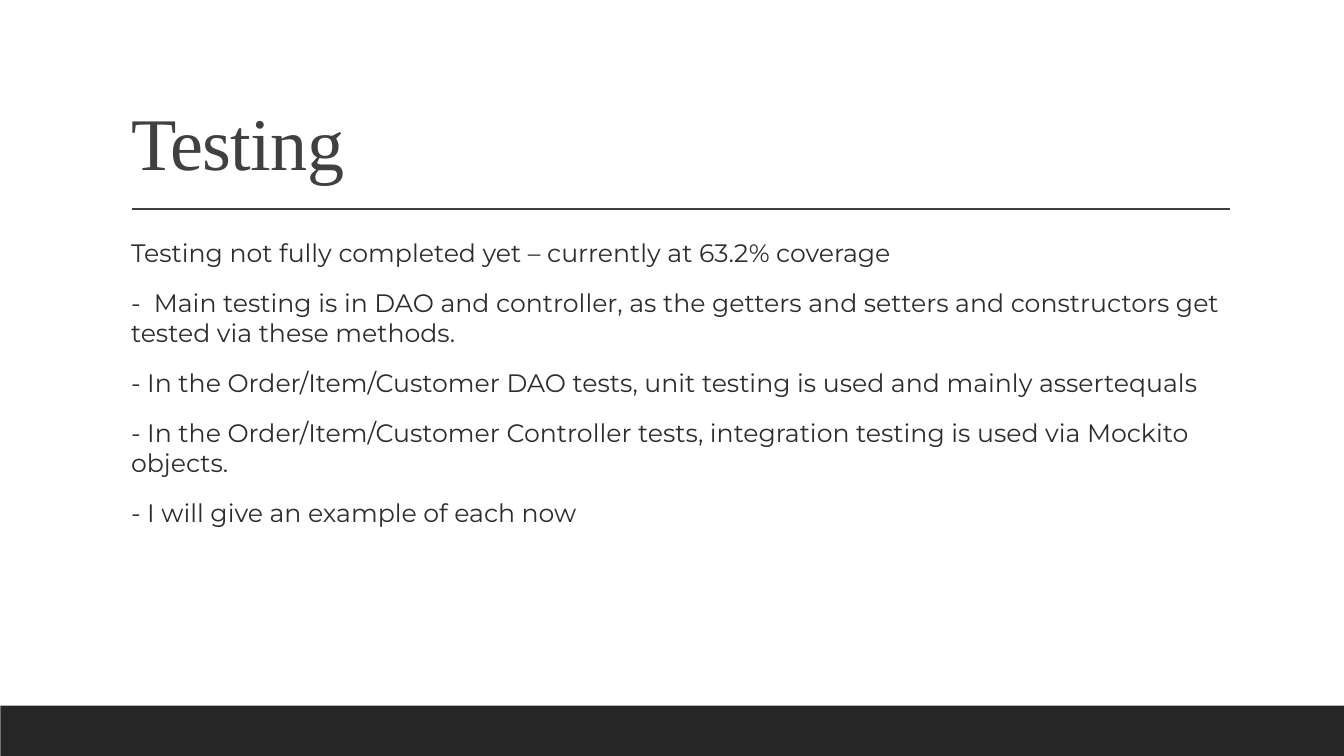
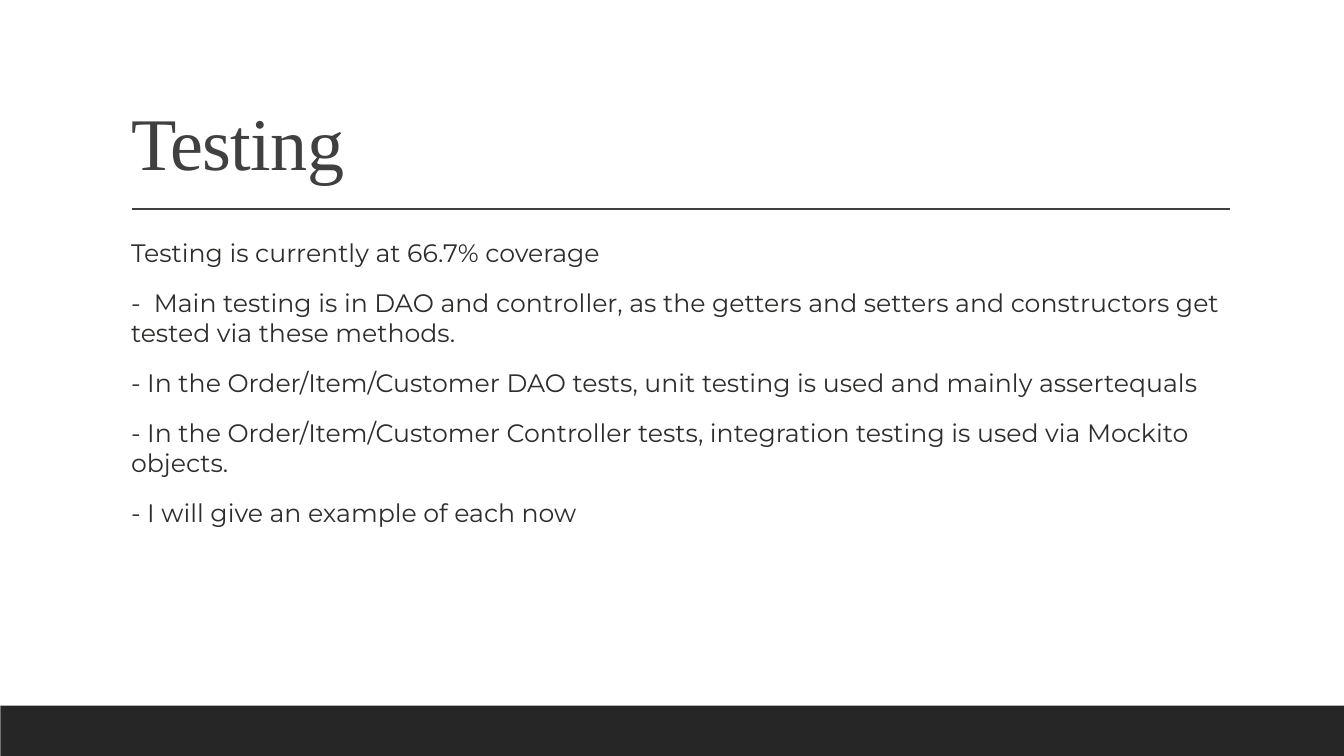
Before and after one commit to jadewfoster/IMS-22JulyEnable3, a slide deck: slide 9 of documentation/Fundamental Project (IMS) Presentation.pptx. Drawn at 1344x756 pixels with LibreOffice and Linux fonts; fonts in the diff are those of the drawing. Boxes give left, top, right and bottom in pixels: in the first picture for what was removed or moved away, otherwise in the second. Text is boxed around its words. In the diff, an @@ line names an element or a change of style, - is before the commit and + after.

```diff
--- a/documentation/Fundamental Project (IMS) Presentation.pptx
+++ b/documentation/Fundamental Project (IMS) Presentation.pptx
@@ text at bbox=[131, 243, 599, 267]: text changed @@
-  Testing not fully completed yet – currently at 63.2% coverage
+  Testing is currently at 66.7% coverage
```
Also in this commit, not shown: 9 other files.
